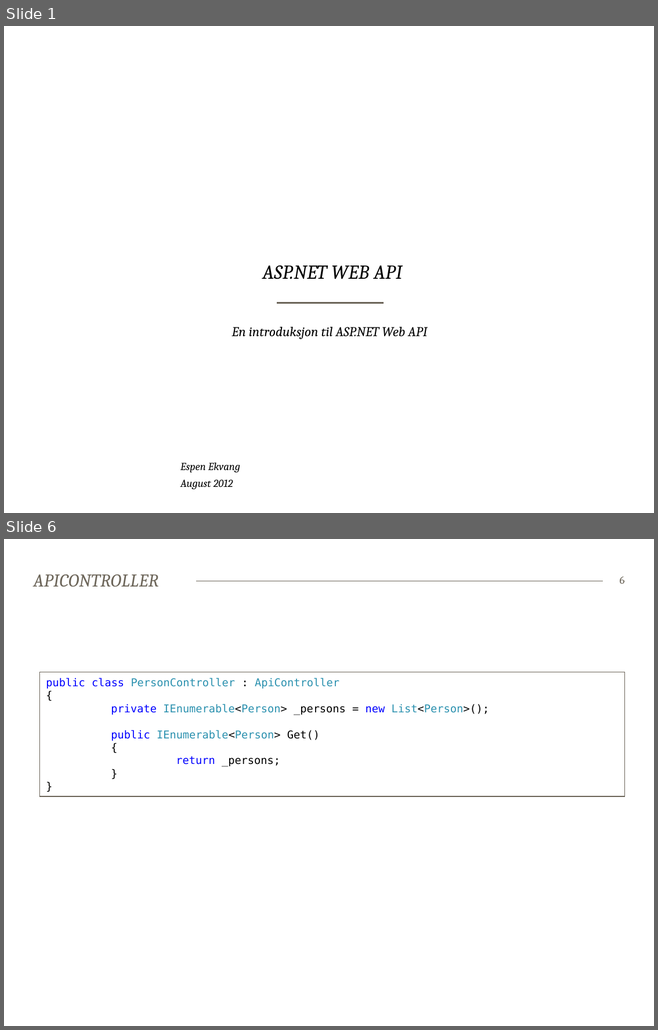
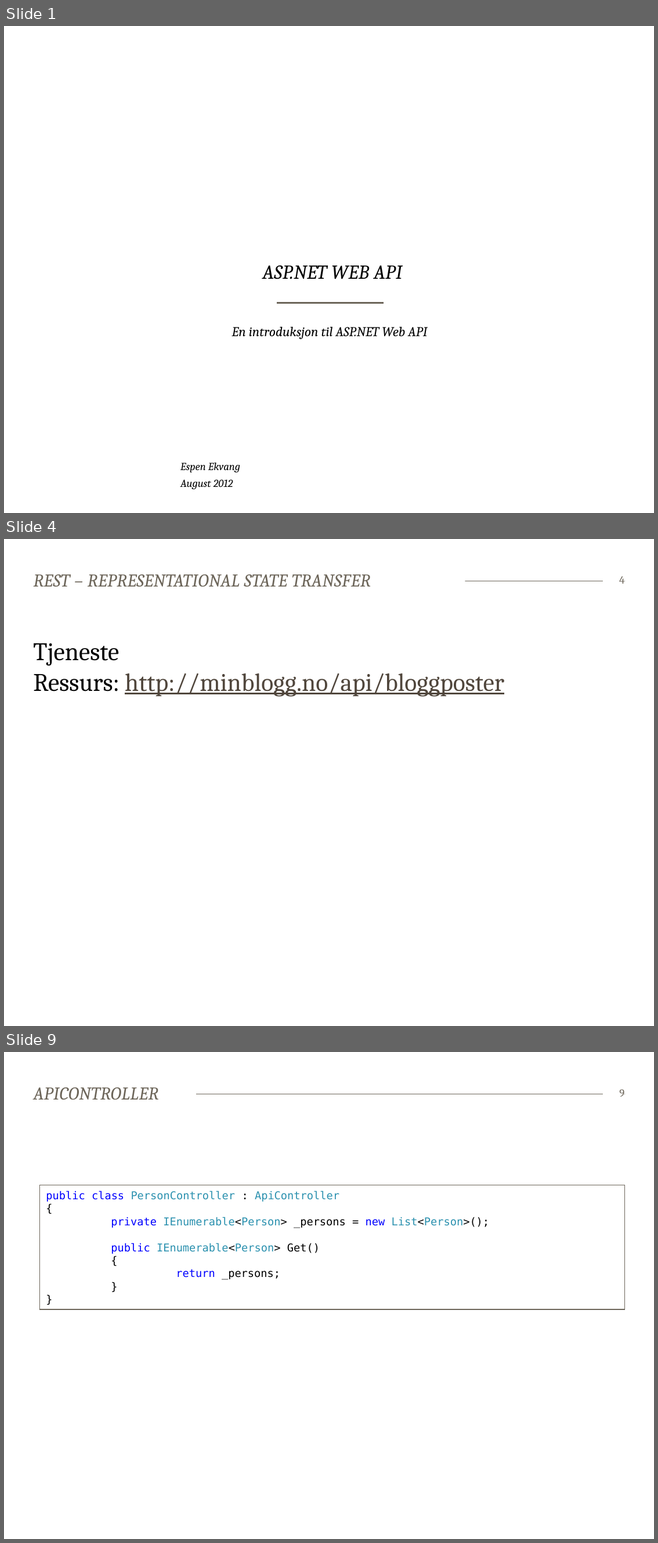
Before and after one commit to bekk/dotnetkurs, a slide deck: webapi/WebAPI.pptx. Shown one above the other, each under a label of ours: slides 1 and 6 before the commit, slides 1, 4 and 9 after it; the slides between them are not shown. The pictures are 658x1030 and 658x1543 pixels, drawn with LibreOffice and Linux fonts; fonts in the diff are those of the drawing; background and template pictures are left out. Boxes give left, top, right and bottom in pixels: in the first picture for what was removed or moved away, otherwise in the second. Text is boxed around its words. In the diff, an @@ line names an element or a change of style, - is before the commit and + after.

```diff
--- a/webapi/WebAPI.pptx
+++ b/webapi/WebAPI.pptx
@@ slide 4 added at bbox=[4, 539, 654, 1026], background #FFFFFF; not listed: 1 template element that a slide beside it also shows @@
@@ title added at bbox=[34, 574, 371, 587], 20 pt, text #6C6559, italic @@
+REST – REPRESENTATIONAL STATE TRANSFER
@@ page number added at bbox=[619, 576, 624, 584], 12 pt, text #6C6559 @@
+4
@@ text added at bbox=[33, 643, 504, 697], 28 pt, text #50463C, underline @@
+Tjeneste
+Ressurs: http://minblogg.no/api/bloggposter
@@ what was slide 6 is now slide 9 @@
@@ page number at bbox=[619, 1089, 624, 1097]: text changed @@
-6
+9
```
Also in this commit, not shown: 4 slides changed, 4 other slides added, 2 slides removed.
